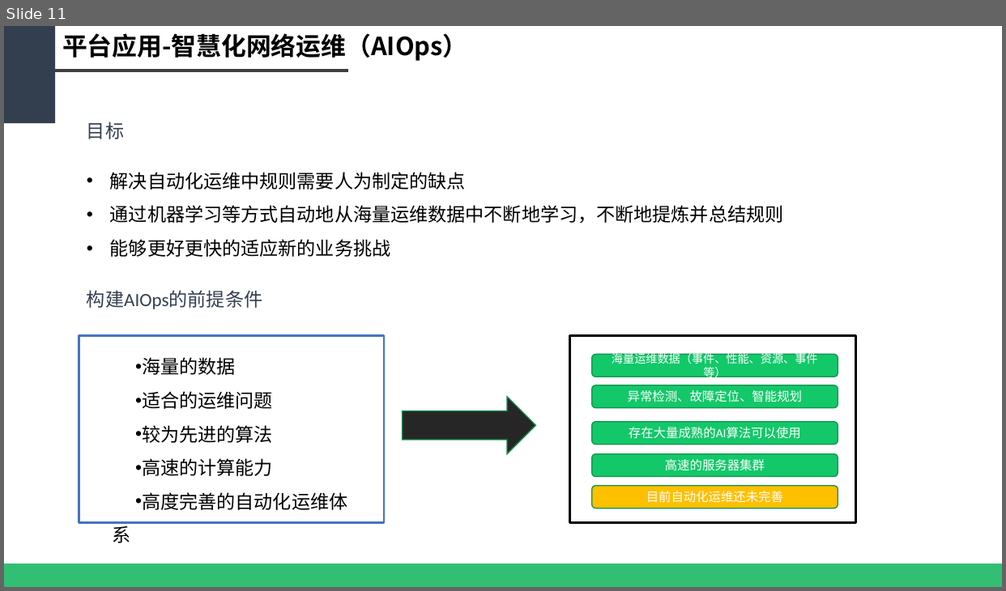
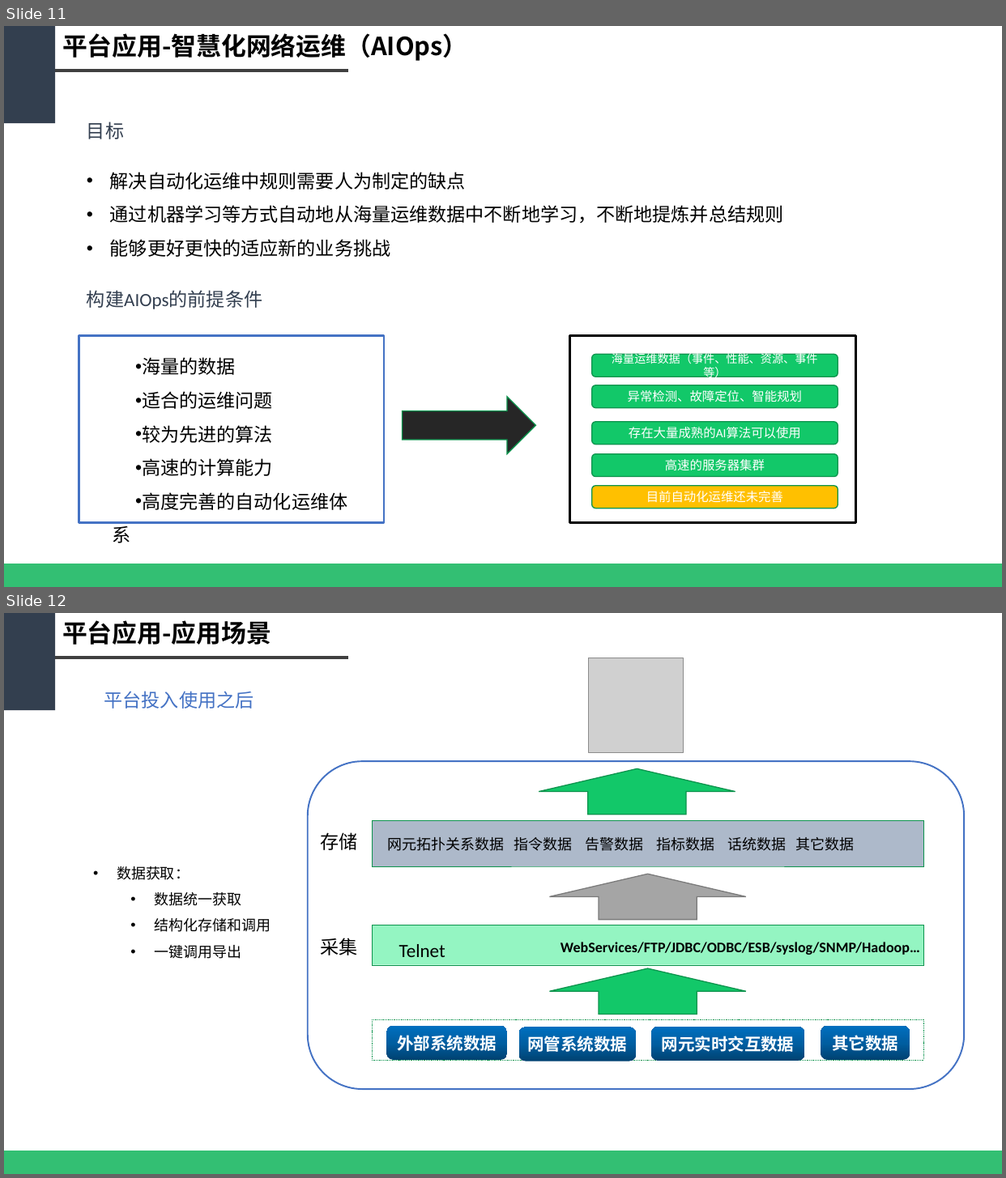
Before and after one commit to WeakX/Ref, a slide deck: 基于大数据的智慧网络运维平台_new[228].pptx. Shown one above the other, each under a label of ours: slide 11 before the commit, slides 11 and 12 after it. The pictures are 1006x591 and 1006x1178 pixels, drawn with LibreOffice and Linux fonts; fonts in the diff are those of the drawing; grey boxes stand for pictures. Boxes give left, top, right and bottom in pixels: in the first picture for what was removed or moved away, otherwise in the second. Text is boxed around its words. In the diff, an @@ line names an element or a change of style, - is before the commit and + after.

```diff
--- a/基于大数据的智慧网络运维平台_new[228].pptx
+++ b/基于大数据的智慧网络运维平台_new[228].pptx
@@ slide 12 added at (4, 613, 1002, 1174), background #FFFFFF @@
@@ rectangle added at (4, 613, 55, 710), fill #333F50 @@
@@ text added at (62, 620, 271, 645), 24 pt, text #000000, bold @@
+平台应用-应用场景
@@ line added from (55, 658) to (348, 658), #404040 3 pt @@
@@ picture added at (589, 658, 684, 753) @@
@@ text added at (104, 691, 254, 709), 18 pt, text #4472C4 @@
+平台投入使用之后
@@ rounded rectangle added at (308, 761, 965, 1089), outline #4472C4 1.5 pt @@
@@ up arrow added at (539, 769, 735, 815), fill #12C869, outline #0D944E 1 pt @@
@@ rectangle added at (373, 821, 924, 867), fill #ADB9CA, outline #0D944E 0.25 pt @@
@@ text added at (321, 833, 358, 850), 18 pt, text #000000 @@
+存储
@@ text added at (387, 837, 854, 851), 14 pt, text #000000 @@
+网元拓扑关系数据 指令数据 告警数据 指标数据 话统数据 其它数据
@@ text added at (117, 867, 270, 959), 14 pt, text #000000 @@
+• 数据获取：
+  • 数据统一获取
+  • 结构化存储和调用
+  • 一键调用导出
@@ up arrow added at (550, 875, 746, 920), fill #A5A5A5, outline #7A7A7A 1 pt @@
@@ rectangle added at (373, 925, 924, 965), fill #94F5C2, outline #0D944E 0.25 pt @@
@@ text added at (321, 938, 358, 956), 18 pt, text #000000 @@
+采集
@@ text added at (399, 944, 445, 957), 18 pt, text #000000 @@
+Telnet
@@ text added at (560, 942, 920, 955), 14 pt, text #000000, bold @@
+WebServices/FTP/JDBC/ODBC/ESB/syslog/SNMP/Hadoop…
@@ up arrow added at (550, 969, 746, 1014), fill #12C869, outline #0D944E 1 pt @@
@@ rectangle added at (373, 1020, 924, 1061), outline #0D944E 0.25 pt dashed @@
@@ rounded rectangle added at (386, 1026, 507, 1061), fill gradient #004272 to #005EA2 to #0070C0, 16 pt, text gradient #FFFFFF to #C9FAE1, bold @@
+外部系统数据
@@ rounded rectangle added at (519, 1028, 636, 1063), fill gradient #004272 to #005EA2 to #0070C0, 16 pt, text gradient #FFFFFF to #C9FAE1, bold @@
+网管系统数据
@@ rounded rectangle added at (651, 1027, 805, 1062), fill gradient #004272 to #005EA2 to #0070C0, 16 pt, text gradient #FFFFFF to #C9FAE1, bold @@
+网元实时交互数据
@@ rounded rectangle added at (820, 1026, 910, 1061), fill gradient #004272 to #005EA2 to #0070C0, 16 pt, text gradient #FFFFFF to #C9FAE1, bold @@
+其它数据
@@ rectangle added at (4, 1152, 1002, 1174), fill #00B050 at 80% opacity @@
```
Also in this commit, not shown: 4 slides changed, 12 other slides added, 1 other file.
